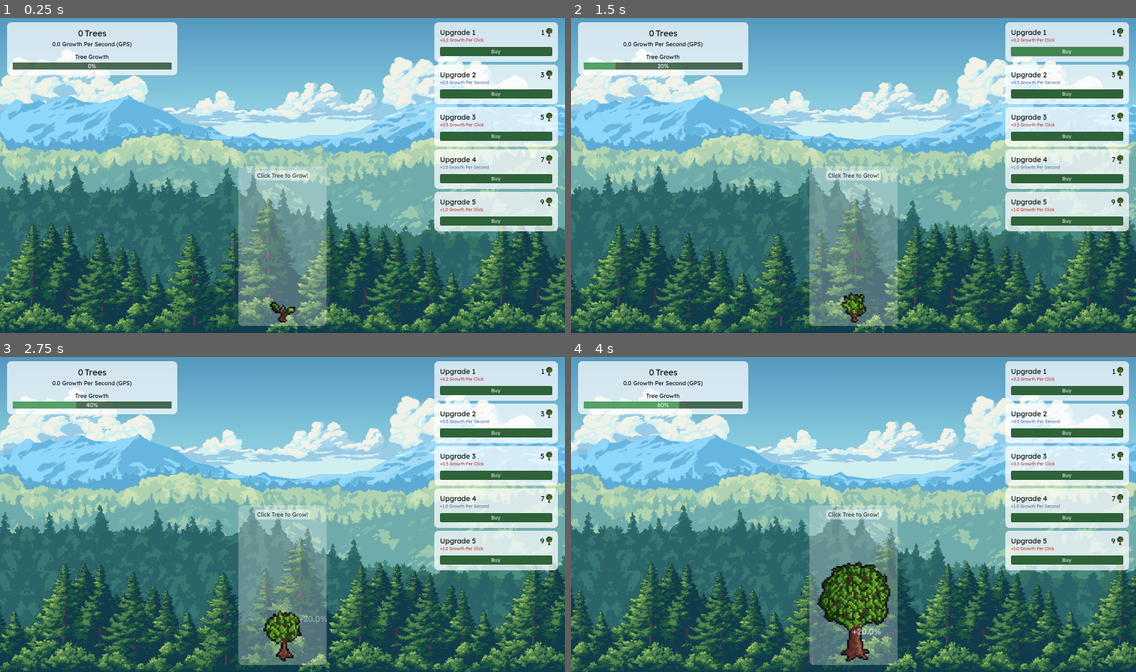
Above: before the commit, frames 1-4 (two rows, left to right).
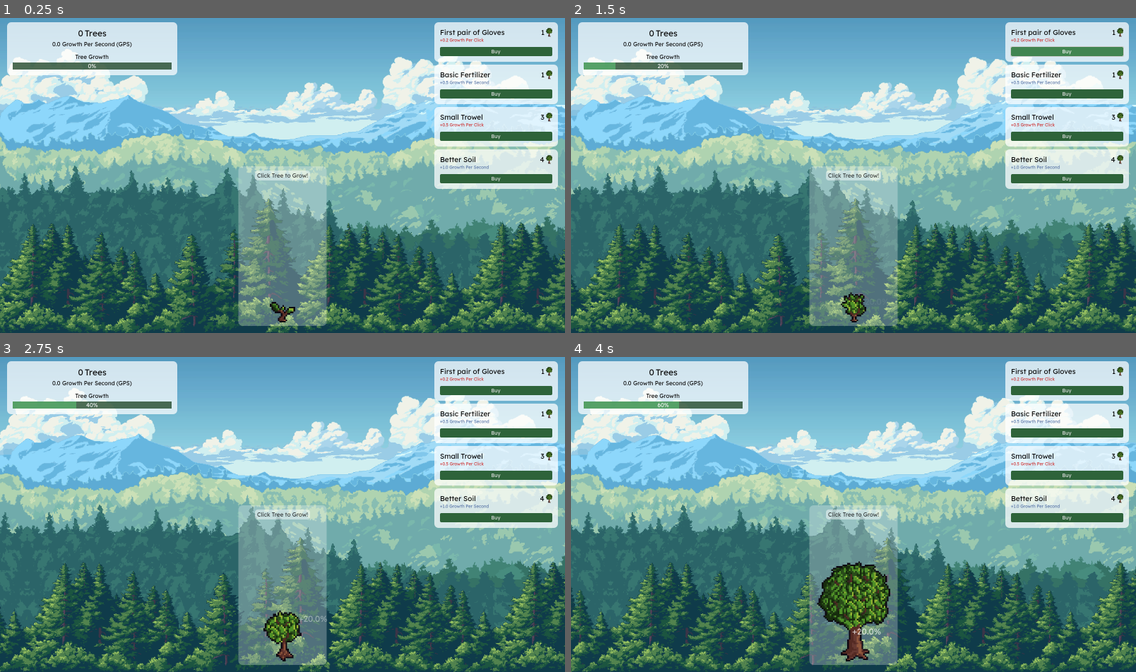
Above: after the commit, the same moments.

Repository: CallumB04/tree-clicker
Game: Godot game, scene res://Scenes/Game.tscn
Same seed, same stepped clock (60 frames per second), same inputs: the game is played once before the commit and once after it.
Inputs (mouse positions are in pixels of both pictures, inside the frame that each line leads up to):
- Up to frame 1 (0.25 s): no input
- Up to frame 2 (1.5 s): click (853, 310) at 0.5 s; click "Buy" at 1.25 s
- Up to frame 3 (2.75 s): click (282, 646) at 2 s
- Up to frame 4 (4 s): click "Buy" at 2.75 s; click (853, 637) at 3.5 s

The runs differ from the first frame. In frame 1, 3.1% of the frame differs, in the area x 76-99%, y 3-68%; in frame 2, 3.1%; in frame 3, 3.1%; in frame 4, 3.1%.

Commit message:
feat: add more upgrades and cycle them into game

Diff:
--- a/Data/upgrades.json
+++ b/Data/upgrades.json
@@ -1,32 +1,62 @@
 [
 	{
-		"name": "Upgrade 1",
+		"name": "First pair of Gloves",
 		"cost": 1,
 		"type": "click",
 		"value": 0.2
 	},
 	{
-		"name": "Upgrade 2",
-		"cost": 3,
+		"name": "Basic Fertilizer",
+		"cost": 1,
 		"type": "gps",
 		"value": 0.5
 	},
 	{
-		"name": "Upgrade 3",
-		"cost": 5,
+		"name": "Small Trowel",
+		"cost": 3,
 		"type": "click",
 		"value": 0.5
 	},
 	{
-		"name": "Upgrade 4",
-		"cost": 7,
+		"name": "Better Soil",
+		"cost": 4,
 		"type": "gps",
 		"value": 1
 	},
 	{
-		"name": "Upgrade 5",
-		"cost": 9,
+		"name": "Slightly bigger Trowel",
+		"cost": 4,
+		"type": "click",
+		"value": 0.7
+	},
+	{
+		"name": "Iron Shovel",
+		"cost": 6,
 		"type": "click",
 		"value": 1
-	}
+	},
+	{
+		"name": "Upgraded Fertilizer",
+		"cost": 7,
+		"type": "gps",
+		"value": 1.5
+	},
+	{
+		"name": "Speed-Grow (does it work?)",
+		"cost": 9,
+		"type": "gps",
+		"value": 2
+	},
+	{
+		"name": "Steel Shovel",
+		"cost": 10,
+		"type": "click",
+		"value": 1
+	},
+	{
+		"name": "Second pair of Hands",
+		"cost": 12,
+		"type": "click",
+		"value": 1
+	},
 ]
--- a/Scripts/Game.gd
+++ b/Scripts/Game.gd
@@ -116,6 +116,7 @@
 			growth_per_second += upgrade.upgrade_value;
 
 		$UpgradePurchaseSound.play(); ## play audio if purchase is made
+		$UpgradesVBox.show_new_upgrade(); ## adding new upgrade to replace purchased one
 		upgrade.queue_free(); ## delete upgrade node from scene
 
 	update_values_in_UI();
--- a/Scripts/upgrades.gd
+++ b/Scripts/upgrades.gd
@@ -2,16 +2,24 @@
 
 const UpgradeScene = preload("res://Scenes/upgrade.tscn");
 
+var upgrades_data;
+
 func _ready():
-	var data = read_upgrades_json();
+	upgrades_data = read_upgrades_json();
 
-	for upgrade_data in data:
-		var upgrade = UpgradeScene.instantiate()
-		upgrade.upgrade_name = upgrade_data["name"];
-		upgrade.upgrade_cost = upgrade_data["cost"];
-		upgrade.type = upgrade.upgrade_type.CLICK_UPGRADE if upgrade_data["type"] == "click" else upgrade.upgrade_type.GPS_UPGRADE;
-		upgrade.upgrade_value = upgrade_data["value"];
-		add_child(upgrade);
+	## starting user with 4 upgrades
+	for i in range(4):
+		show_new_upgrade();
+
+func show_new_upgrade():
+	var data = upgrades_data.pop_front(); ## remove upgrade from data
+	var upgrade = UpgradeScene.instantiate()
+	upgrade.upgrade_name = data["name"];
+	upgrade.upgrade_cost = data["cost"];
+	upgrade.type = upgrade.upgrade_type.CLICK_UPGRADE if data["type"] == "click" else upgrade.upgrade_type.GPS_UPGRADE;
+	upgrade.upgrade_value = data["value"];
+	add_child(upgrade);
+
 
 func read_upgrades_json():
 	var file = FileAccess.open("res://Data/upgrades.json", FileAccess.READ); ## opening json file
